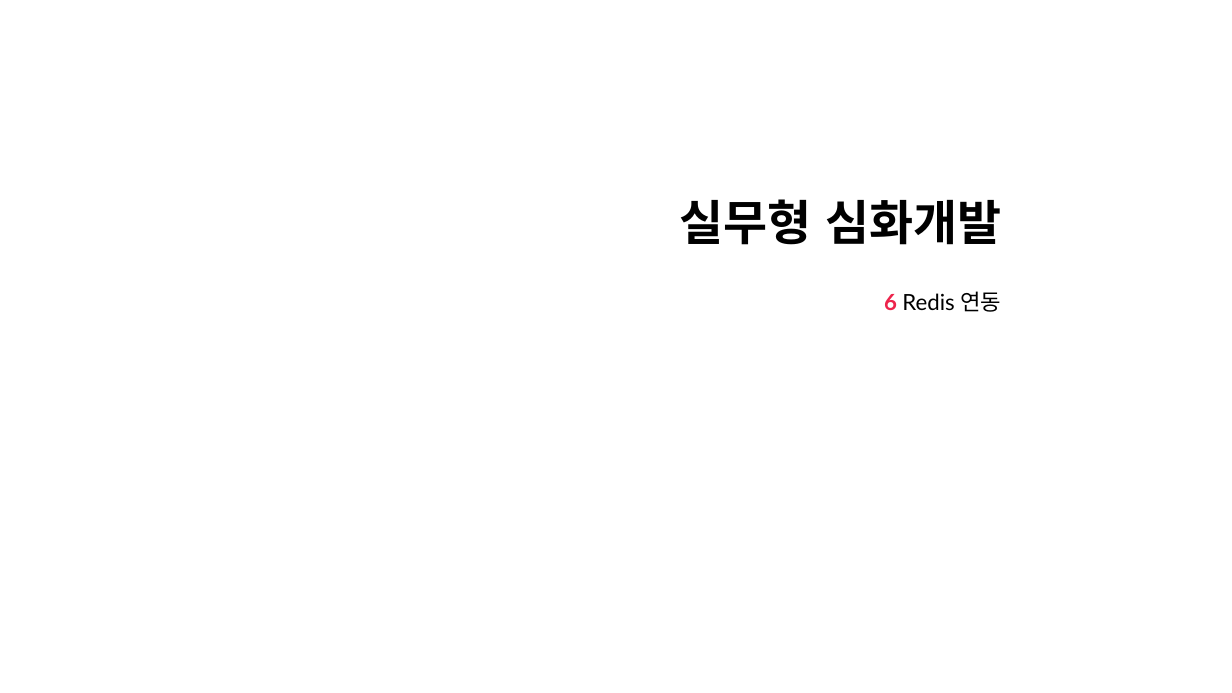
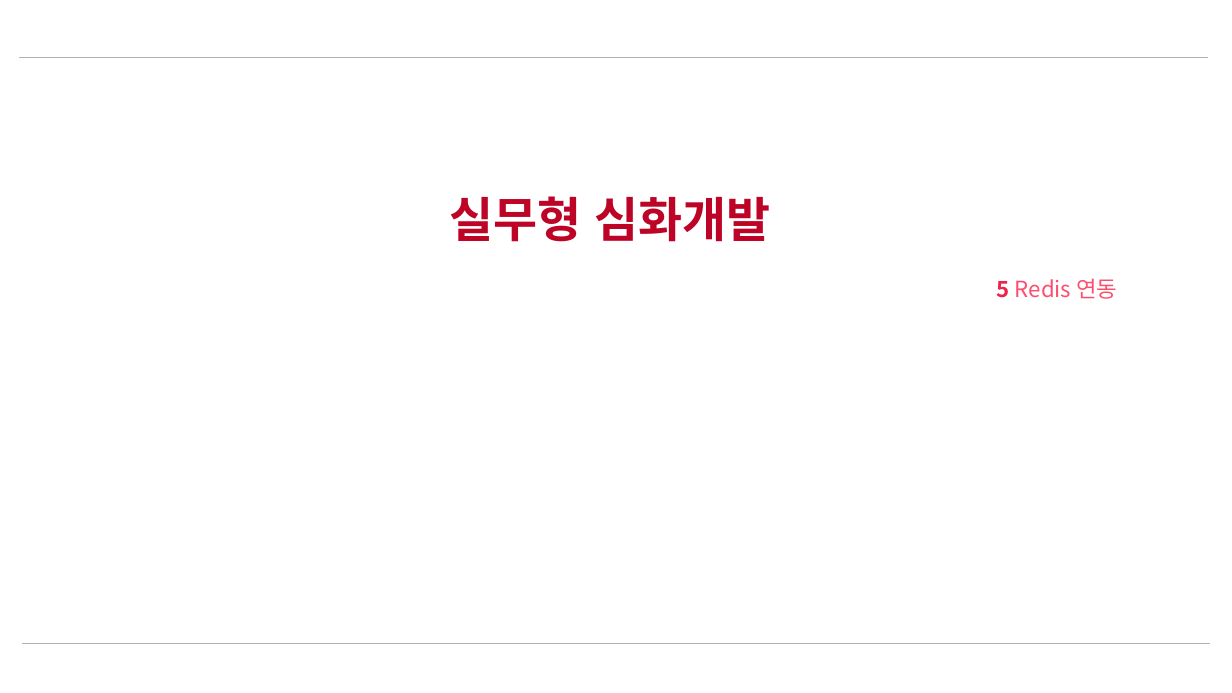
Before and after one commit to nayasis/fastcampus-webflux-coroutine, a slide deck: slide 10 of 99.ppt/Ch5. 실무형 심화개발.pptx (slide 13 before the commit). Drawn at 1232x693 pixels with LibreOffice and Linux fonts; fonts in the diff are those of the drawing; background and template pictures are left out. Boxes give left, top, right and bottom in pixels: in the first picture for what was removed or moved away, otherwise in the second. Text is boxed around its words. In the diff, an @@ line names an element or a change of style, - is before the commit and + after.

```diff
--- a/99.ppt/Ch5. 실무형 심화개발.pptx
+++ b/99.ppt/Ch5. 실무형 심화개발.pptx
@@ line added from (20, 57) to (1207, 57), #B3B3B3 0.5 pt @@
@@ title "실무형 심화개발" at (449, 196, 771, 242): font Lato to Noto Sans CJK KR, text colour #000000 to #BD0326; alignment right to centre @@
@@ subtitle at (997, 278, 1117, 299): text changed; font Lato to Noto Sans CJK KR; text colour #000000 to #FC4E6F @@
-6 Redis 연동
+5 Redis 연동
@@ line added from (22, 643) to (1210, 643), #B3B3B3 0.5 pt @@
```
Also in this commit, not shown: 19 other slides changed, 4 slides removed, 2 other files.
